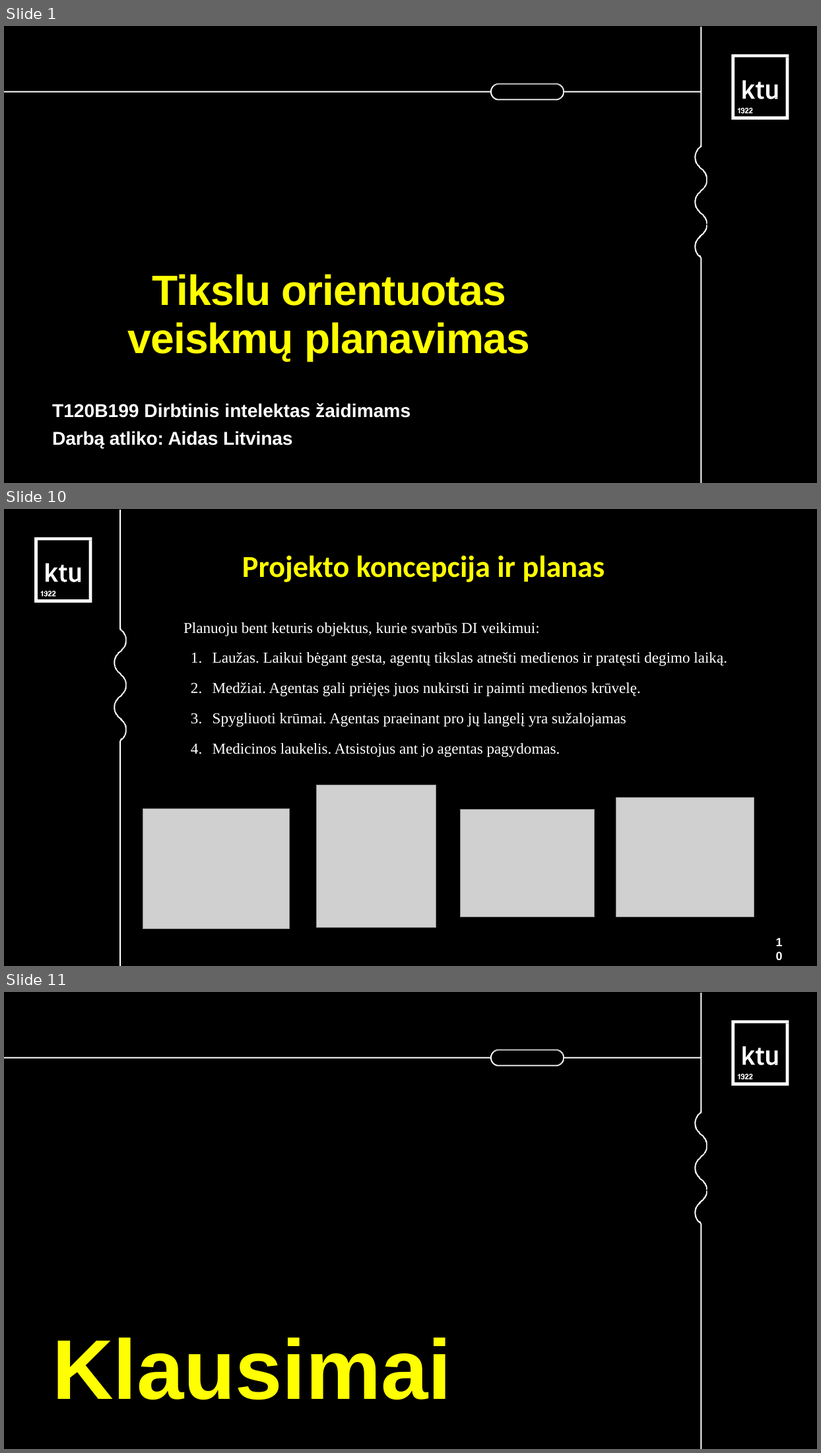
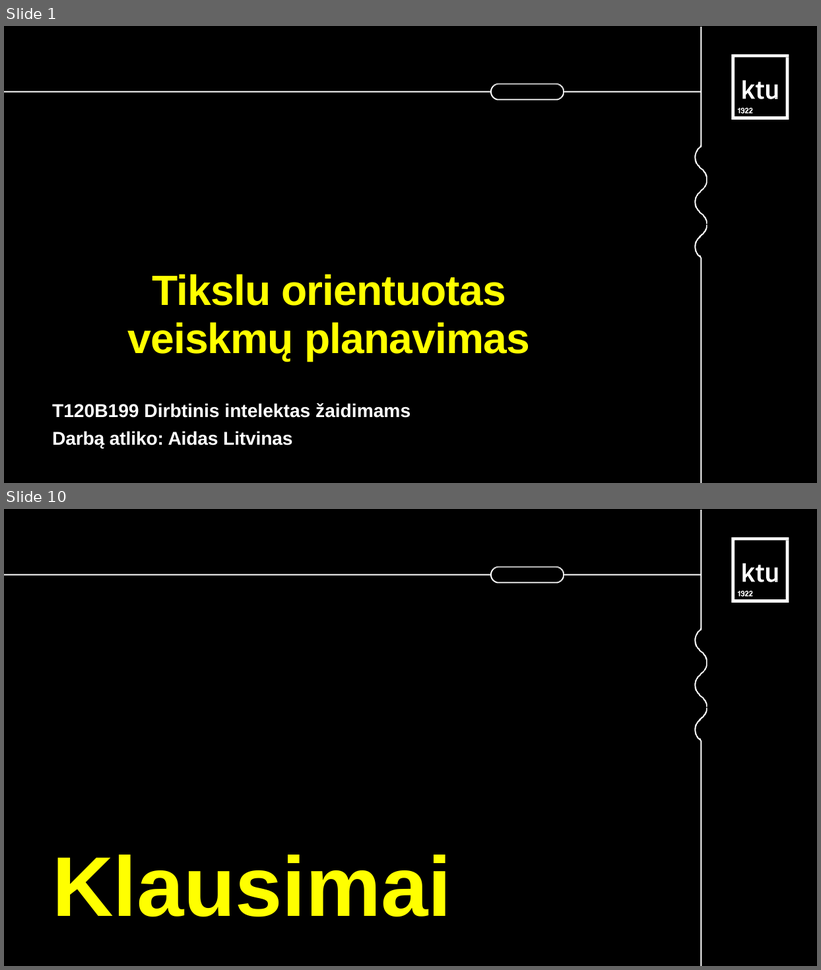
Before and after one commit to AidasLit/Hex-game-uni, a slide deck: documents/GOAP-AI.odp. Shown one above the other, each under a label of ours: slides 1, 10 and 11 before the commit, slides 1 and 10 after it; the slides between them are not shown. The pictures are 821x1453 and 821x970 pixels, drawn with LibreOffice and Linux fonts; fonts in the diff are those of the drawing; grey boxes stand for pictures. Boxes give left, top, right and bottom in pixels: in the first picture for what was removed or moved away, otherwise in the second. Text is boxed around its words. In the diff, an @@ line names an element or a change of style, - is before the commit and + after.

```diff
--- a/documents/GOAP-AI.odp
+++ b/documents/GOAP-AI.odp
@@ slide 10 removed at (4,509,817,966), background #FFFFFF; not listed: 1 template element that a slide beside it also shows @@
@@ freeform shape removed at (114,510,127,966) @@
@@ freeform shape removed at (34,537,92,602) @@
@@ title removed at (242,555,605,582) @@
-Projekto koncepcija ir planas
@@ text removed at (184,623,727,757) @@
-Planuoju bent keturis objektus, kurie svarbūs DI veikimui:
-1. Laužas. Laikui bėgant gesta, agentų tikslas atnešti medienos ir pratęsti degimo laiką.
-2. Medžiai. Agentas gali priėjęs juos nukirsti ir paimti medienos krūvelę.
-3. Spygliuoti krūmai. Agentas praeinant pro jų langelį yra sužalojamas
-4. Medicinos laukelis. Atsistojus ant jo agentas pagydomas.
@@ picture removed at (317,786,436,928) @@
@@ picture removed at (616,798,754,918) @@
@@ picture removed at (143,809,290,929) @@
@@ picture removed at (460,810,595,918) @@
@@ page number removed at (773,935,786,951) @@
-10
@@ what was slide 11 is now slide 10 @@
```
Also in this commit, not shown: 8 slides added, 8 other slides removed.
